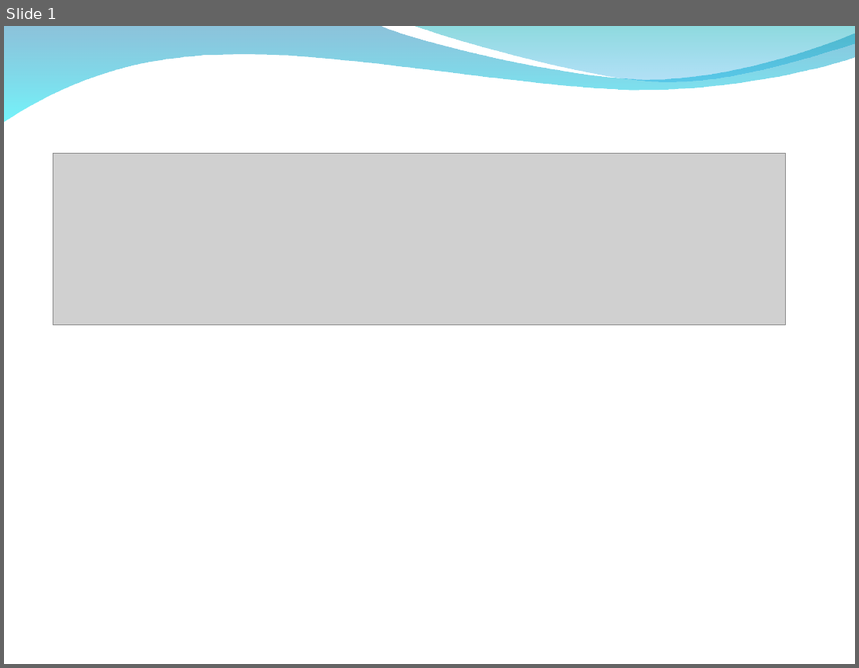
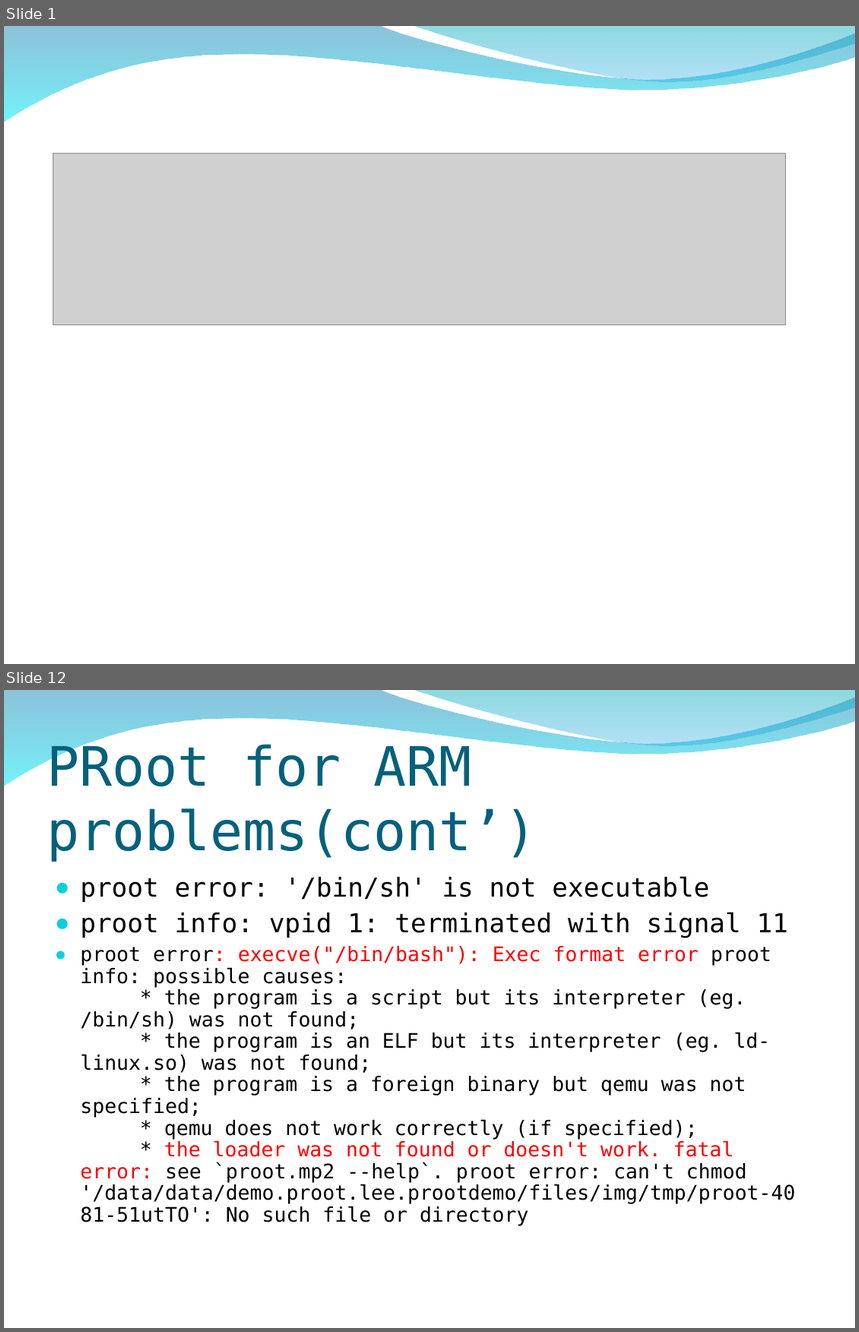
Before and after one commit to peter279k/regular_meeting, a slide deck: Proot.ppt. Shown one above the other, each under a label of ours: slide 1 before the commit, slides 1 and 12 after it; the slides between them are not shown. The pictures are 859x668 and 859x1332 pixels, drawn with LibreOffice and Linux fonts; fonts in the diff are those of the drawing; grey boxes stand for pictures; background and template pictures are left out. Boxes give left, top, right and bottom in pixels: in the first picture for what was removed or moved away, otherwise in the second. Text is boxed around its words. In the diff, an @@ line names an element or a change of style, - is before the commit and + after.

Commit message:
add proot info build 心得與安全性議題

```diff
--- a/Proot.ppt
+++ b/Proot.ppt
@@ slide 12 added at (x1=4, y1=690, x2=855, y2=1328), background picture (left out); not listed: 2 template elements that a slide beside it also shows @@
@@ title added at (x1=47, y1=742, x2=537, y2=862), 46 pt, text #04617B @@
+PRoot for ARM problems(cont’)
@@ text added at (x1=80, y1=876, x2=795, y2=1227), 17 pt, text #000000 @@
+● proot error: '/bin/sh' is not executable
+● proot info: vpid 1: terminated with signal 11
+● proot error: execve("/bin/bash"): Exec format error proot info: possible causes:
+  * the program is a script but its interpreter (eg. /bin/sh) was not found;
+  * the program is an ELF but its interpreter (eg. ld-linux.so) was not found;
+  * the program is a foreign binary but qemu was not specified;
+  * qemu does not work correctly (if specified);
+  * the loader was not found or doesn't work. fatal error: see `proot.mp2 --help`. proot error: can't chmod '/data/data/demo.proot.lee.prootdemo/files/img/tmp/proot-4081-51utTO': No such file or directory
```
Also in this commit, not shown: 2 slides changed, 10 other slides added.
